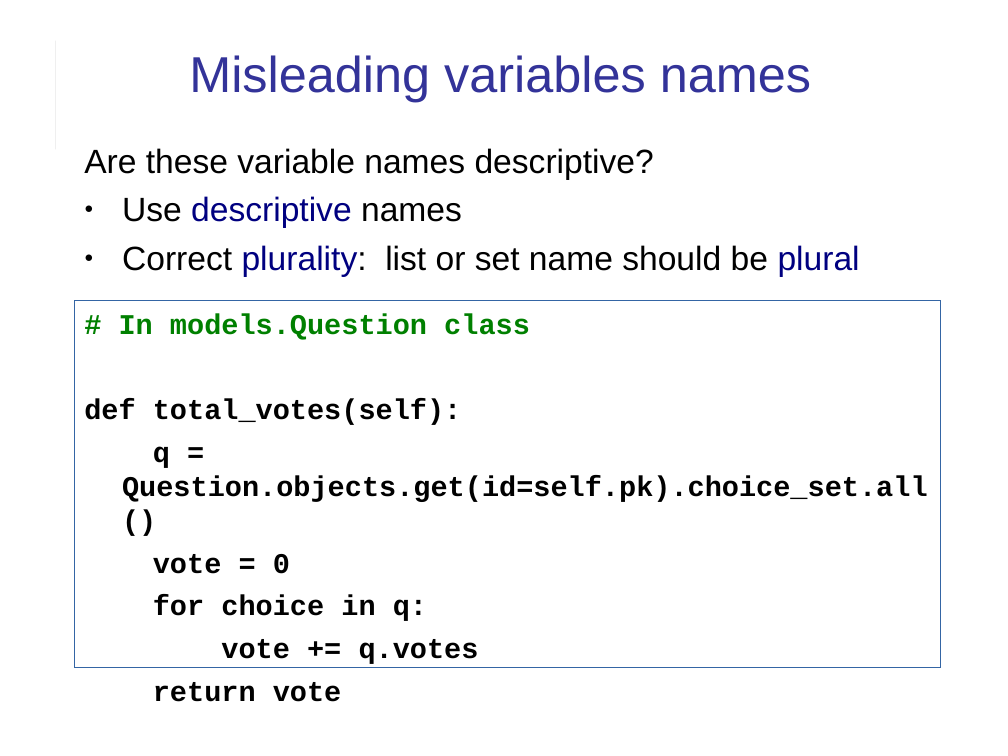
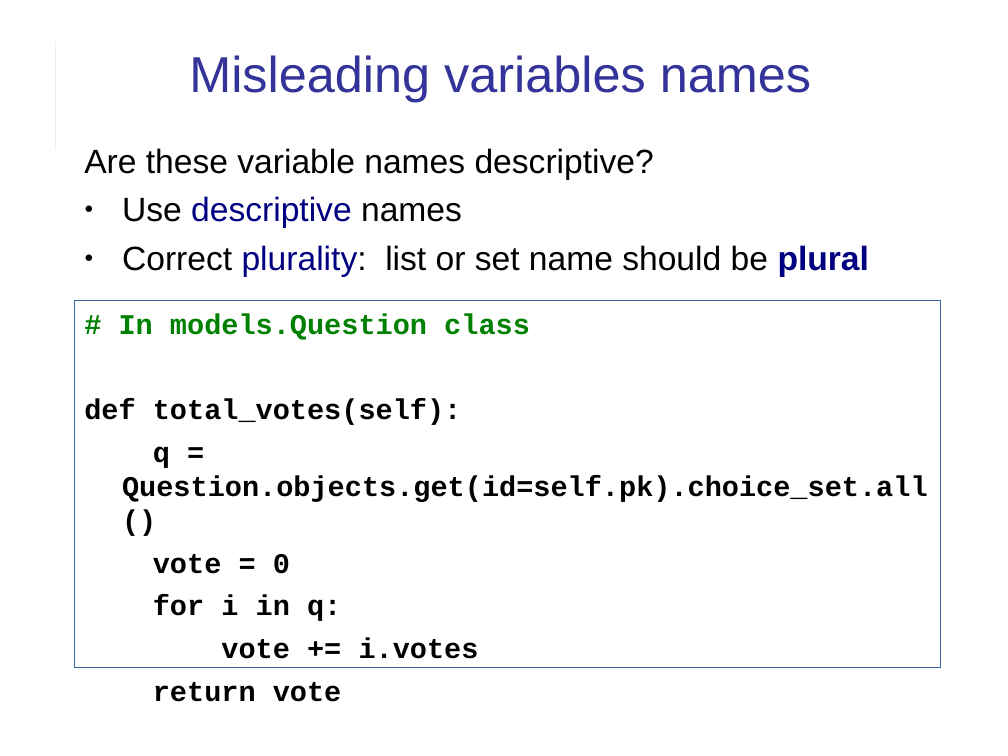
Before and after one commit to cpske/ISP, a slide deck: slide 28 of assignment/feedback/LabExam1-feedback.odp (slide 26 before the commit). Drawn at 1008x756 pixels with LibreOffice and Linux fonts; fonts in the diff are those of the drawing. Boxes give left, top, right and bottom in pixels: in the first picture for what was removed or moved away, otherwise in the second. Text is boxed around its words. In the diff, an @@ line names an element or a change of style, - is before the commit and + after.

```diff
--- a/assignment/feedback/LabExam1-feedback.odp
+++ b/assignment/feedback/LabExam1-feedback.odp
@@ text at [122, 245, 869, 277]: bold on in "plural" @@
@@ text at [153, 595, 479, 659]: text changed @@
-for choice in q:
-vote += q.votes
+for i in q:
+vote += i.votes
```
Also in this commit, not shown: 12 other slides changed, 3 slides added, 5 other files.
